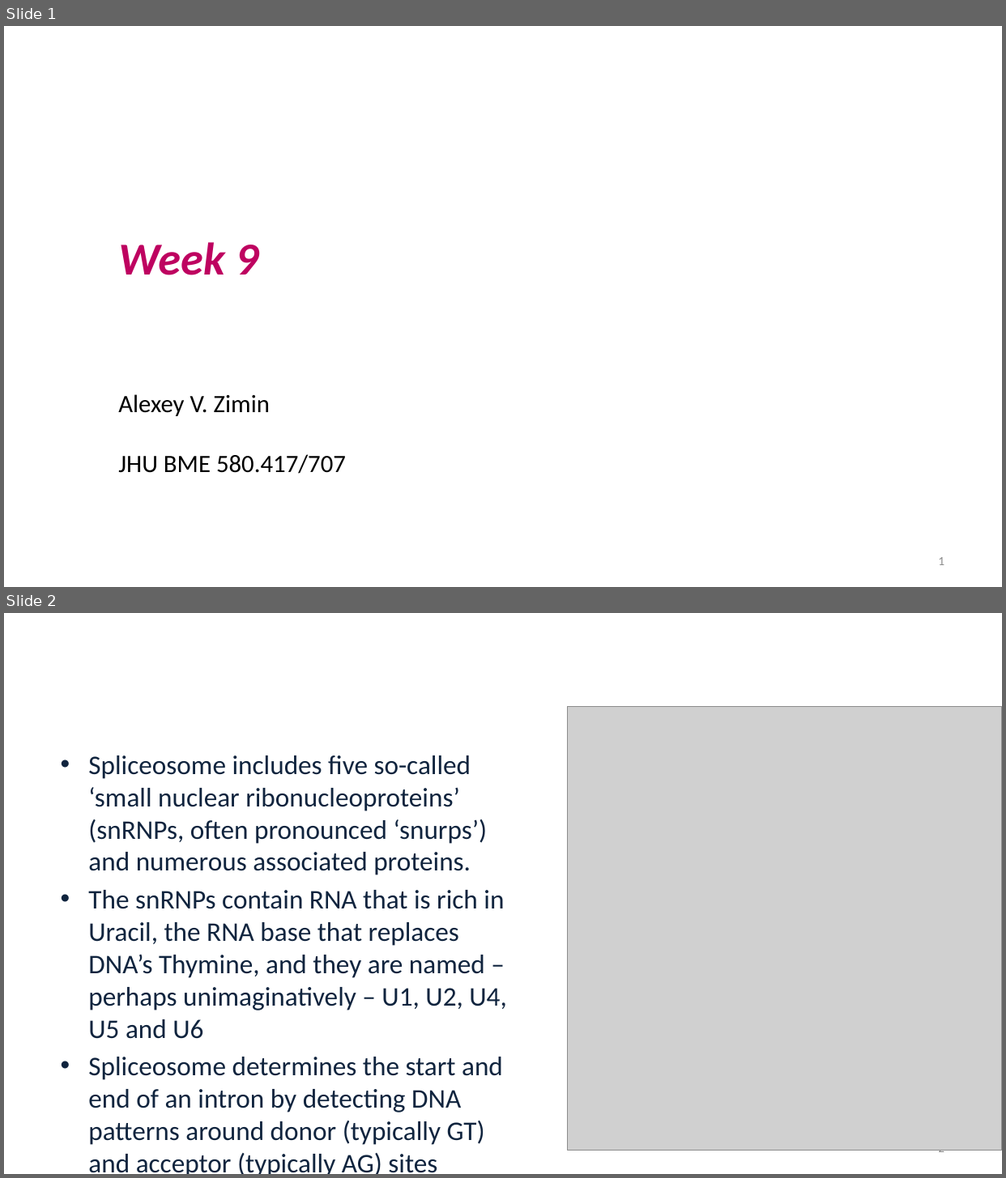
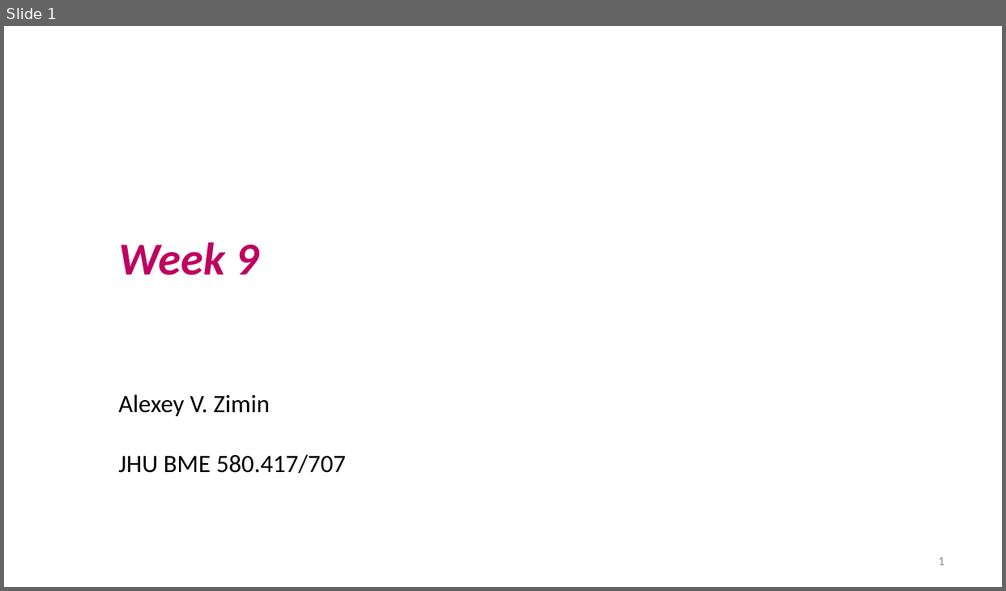
Before and after one commit to alekseyzimin/BME-Algorithms-for-Analysis-of-Genomic-Data, a slide deck: Lectures/Week 9 -- Transcript sequencing and Assembly.pptx. Shown one above the other, each under a label of ours: slides 1 and 2 before the commit, slide 1 after it. The pictures are 1006x1178 and 1006x591 pixels, drawn with LibreOffice and Linux fonts; fonts in the diff are those of the drawing; grey boxes stand for pictures; background and template pictures are left out. Boxes give left, top, right and bottom in pixels: in the first picture for what was removed or moved away, otherwise in the second. Text is boxed around its words. In the diff, an @@ line names an element or a change of style, - is before the commit and + after.

```diff
--- a/Lectures/Week 9 -- Transcript sequencing and Assembly.pptx
+++ b/Lectures/Week 9 -- Transcript sequencing and Assembly.pptx
@@ slide 2 removed at [4,613,1002,1174], background picture (left out) @@
@@ title removed at [53,668,951,706] @@
-Splicing
@@ picture removed at [568,706,1002,1150] @@
@@ text removed at [88,756,506,1174] @@
-• Spliceosome includes five so-called ‘small nuclear ribonucleoproteins’ (snRNPs, often pronounced ‘snurps’) and numerous associated proteins.
-• The snRNPs contain RNA that is rich in Uracil, the RNA base that replaces DNA’s Thymine, and they are named – perhaps unimaginatively – U1, U2, U4, U5 and U6
-• Spliceosome determines the start and end of an intron by detecting DNA patterns around donor (typically GT) and acceptor (typically AG) sites
@@ page number removed at [938,1150,944,1157] @@
-2
```
Also in this commit, not shown: 1 slide changed, 1 other slide removed, 1 other file.
